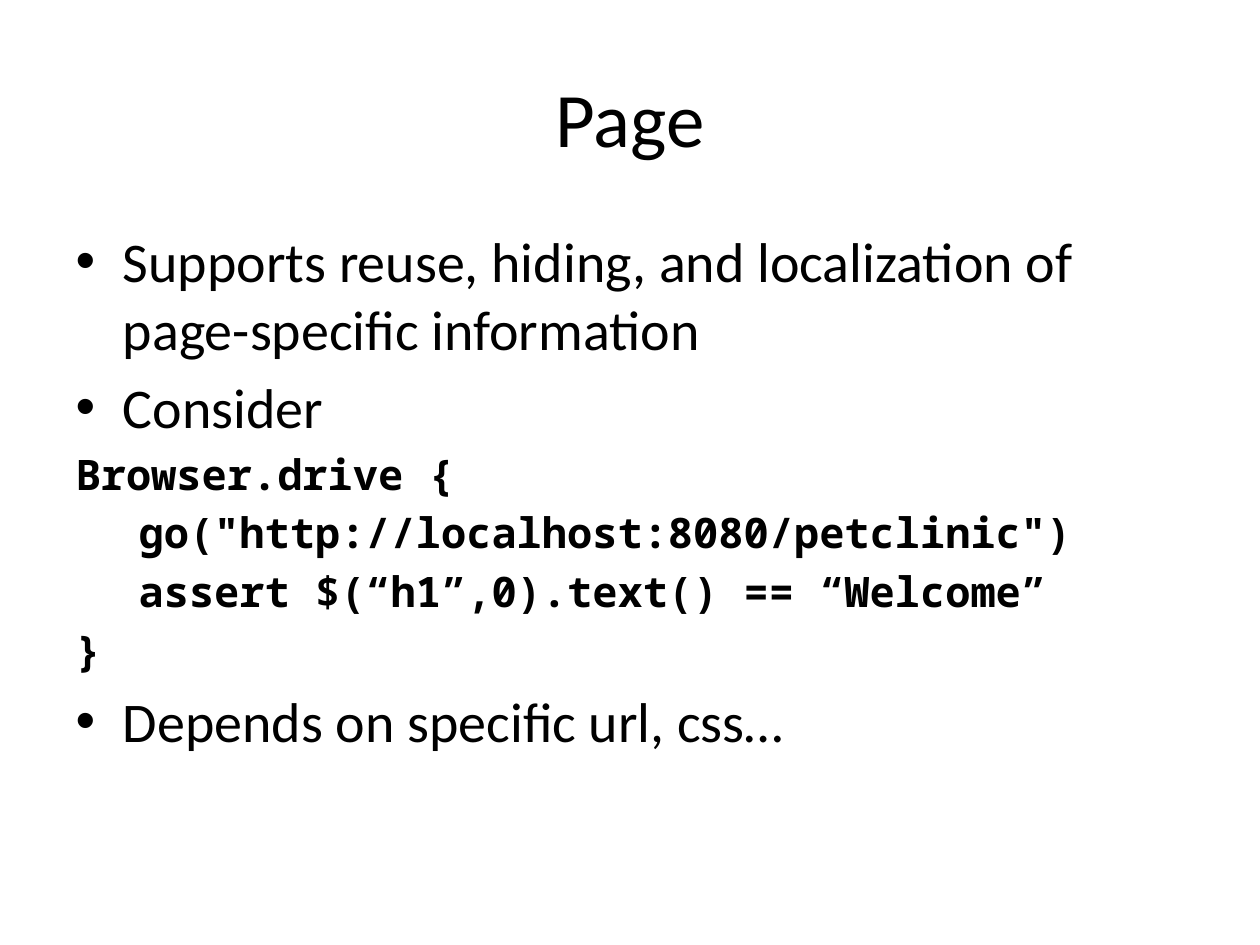
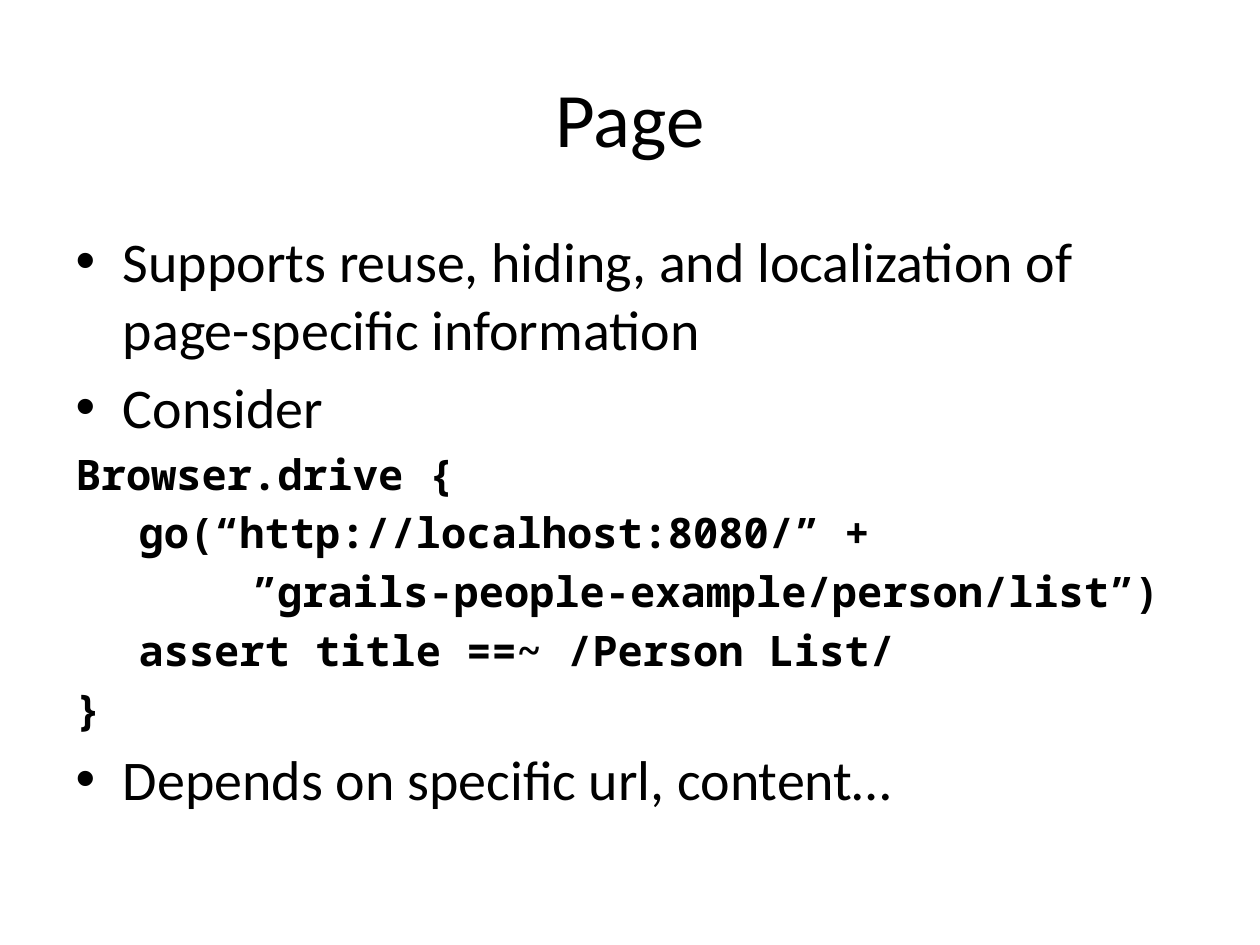
Before and after one commit to RichardAlexanderGreen/example-geb, a slide deck: slide 29 of GebTalk.pptx. Drawn at 1260x945 pixels with LibreOffice and Linux fonts; fonts in the diff are those of the drawing. Boxes give left, top, right and bottom in pixels: in the first picture for what was removed or moved away, otherwise in the second. Text is boxed around its words. In the diff, an @@ line names an element or a change of style, - is before the commit and + after.

```diff
--- a/GebTalk.pptx
+++ b/GebTalk.pptx
@@ text at (139, 516, 1160, 667): text changed @@
-go("http://localhost:8080/petclinic")
-assert $(“h1”,0).text() == “Welcome”
+go(“http://localhost:8080/” +
+”grails-people-example/person/list”)
+assert title ==~ /Person List/
@@ text at (123, 761, 891, 809): text changed @@
-• Depends on specific url, css…
+• Depends on specific url, content…
```
Also in this commit, not shown: 15 other slides changed, 3 slides added, 1 slide removed.
